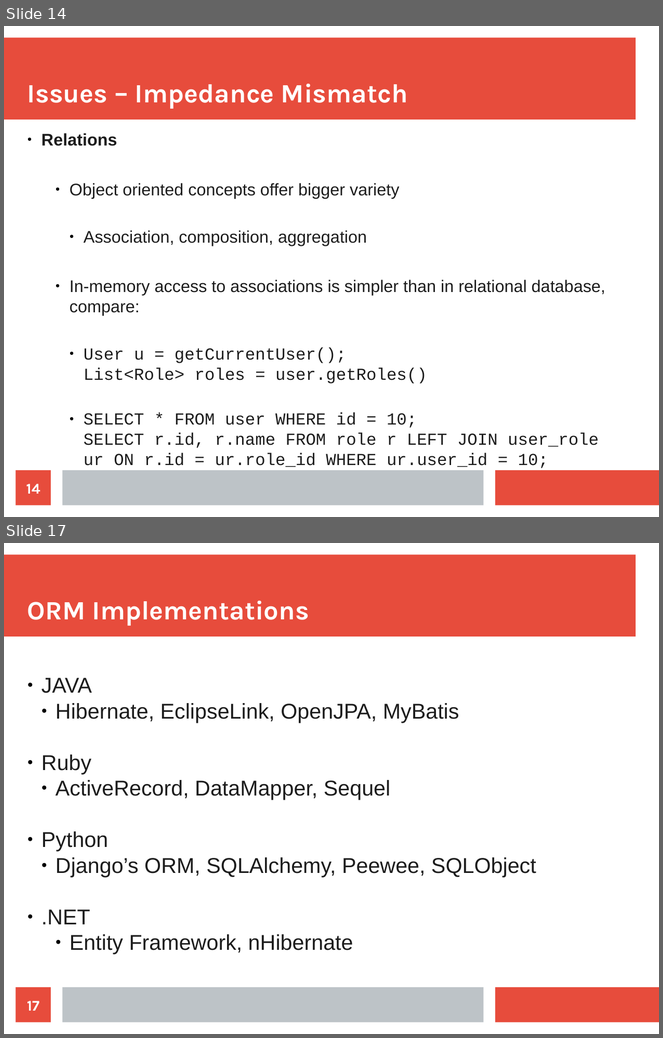
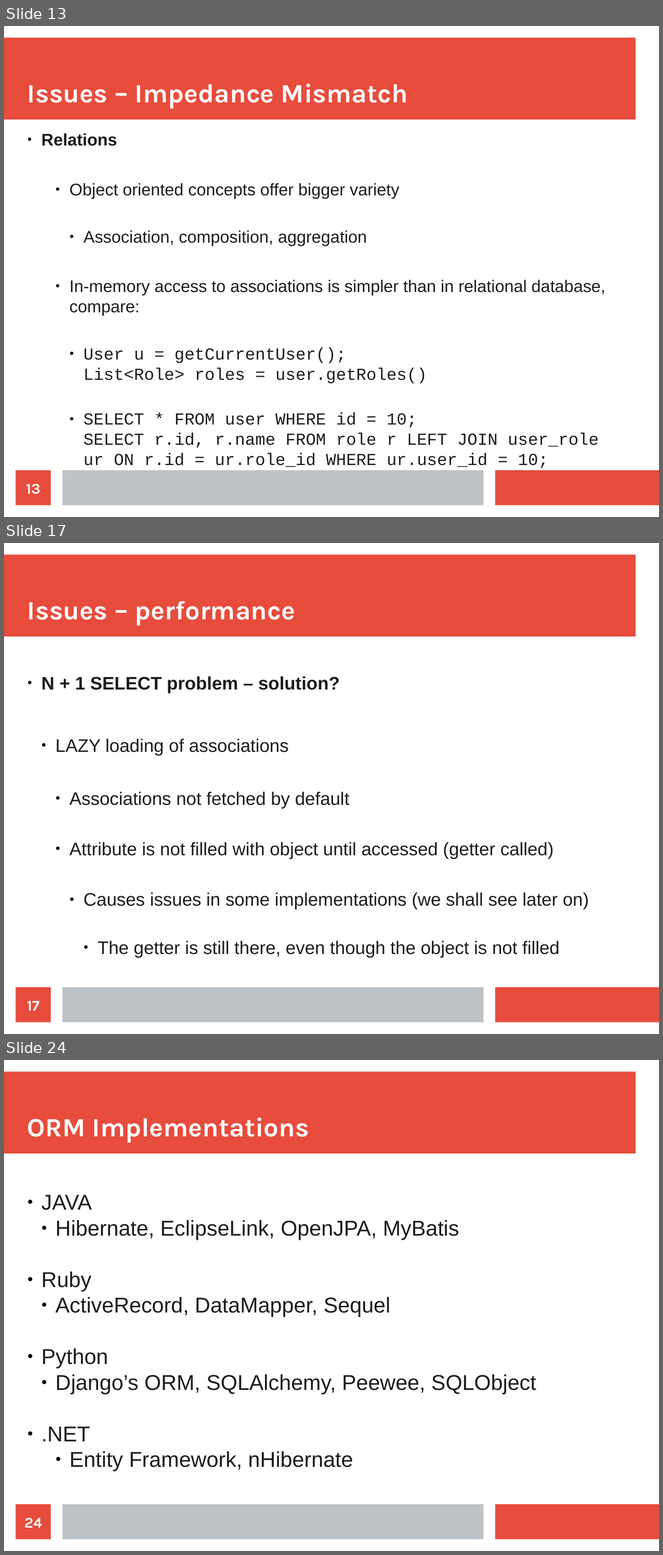
Before and after one commit to maxotta/pia-labs, a slide deck: lectures/persistence.odp. Shown one above the other, each under a label of ours: slides 14 and 17 before the commit, slides 13, 17 and 24 after it; the slides between them are not shown. The pictures are 663x1038 and 663x1555 pixels, drawn with LibreOffice and Linux fonts; fonts in the diff are those of the drawing. Boxes give left, top, right and bottom in pixels: in the first picture for what was removed or moved away, otherwise in the second. Text is boxed around its words. In the diff, an @@ line names an element or a change of style, - is before the commit and + after.

```diff
--- a/lectures/persistence.odp
+++ b/lectures/persistence.odp
@@ slide 17 added at bbox=[4, 543, 659, 1034], background #FFFFFF; not listed: 3 template elements that a slide beside it also shows @@
@@ title added at bbox=[27, 601, 296, 626], 32 pt, text #FFFFFF, bold @@
+Issues – performance
@@ text added at bbox=[41, 676, 589, 958], 22 pt, text #1C1C1C @@
+● N + 1 SELECT problem – solution?
+  ● LAZY loading of associations
+    ● Associations not fetched by default
+    ● Attribute is not filled with object until accessed (getter called)
+      ● Causes issues in some implementations (we shall see later on)
+        ● The getter is still there, even though the object is not filled
@@ page number added at bbox=[16, 988, 51, 1023], fill #E74C3C, 18 pt, text #FFFFFF, bold @@
+17
@@ what was slide 14 is now slide 13 @@
@@ page number at bbox=[26, 484, 40, 495]: text changed @@
-14
+13
@@ what was slide 17 is now slide 24 @@
@@ page number at bbox=[24, 1518, 42, 1528]: text changed @@
-17
+24
```
Also in this commit, not shown: 4 slides changed, 8 other slides added, 1 slide removed, 1 other file.
